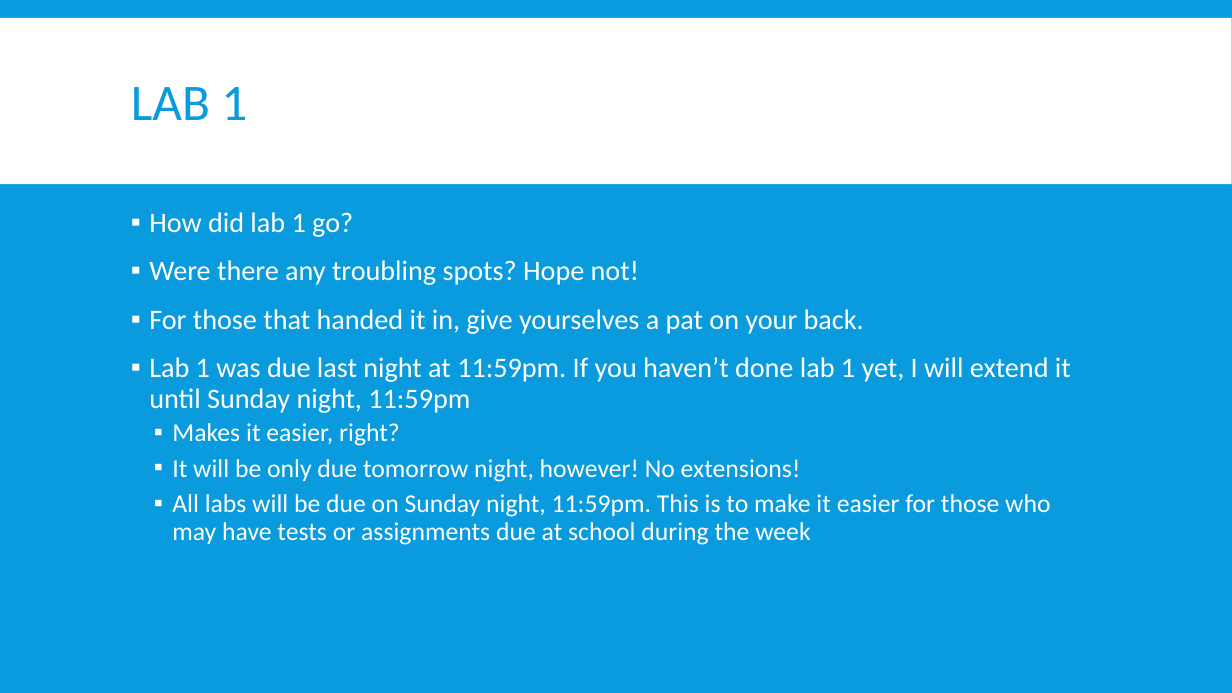
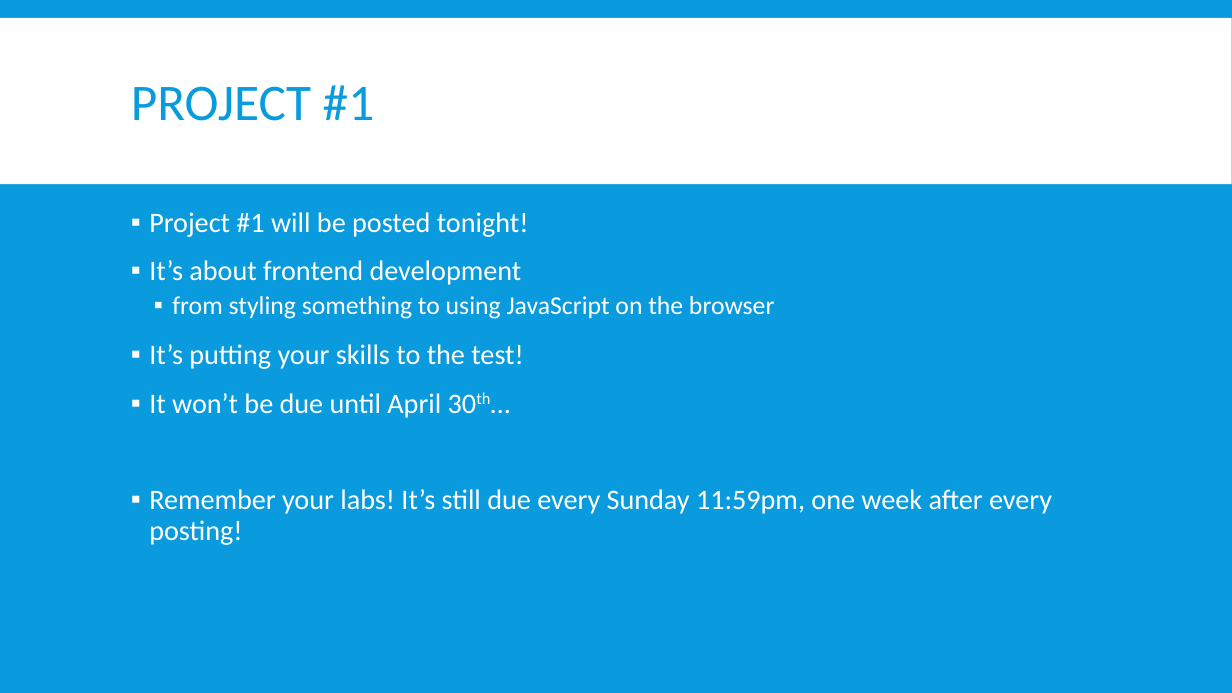
Before and after one commit to EvanTurtileMan/C5-IntroToWebDev, a slide deck: slide 3 of lessons/lesson_note3.pptx. Drawn at 1232x693 pixels with LibreOffice and Linux fonts; fonts in the diff are those of the drawing. Boxes give left, top, right and bottom in pixels: in the first picture for what was removed or moved away, otherwise in the second. Text is boxed around its words. In the diff, an @@ line names an element or a change of style, - is before the commit and + after.

Commit message:
Adding Week 3 material soon...

```diff
--- a/lessons/lesson_note3.pptx
+++ b/lessons/lesson_note3.pptx
@@ title at <box>131,85,374,121</box>: text changed @@
-LAB 1
+PROJECT #1
@@ text at <box>149,212,1052,545</box>: text changed @@
-▪ How did lab 1 go?
-▪ Were there any troubling spots? Hope not!
-▪ For those that handed it in, give yourselves a pat on your back.
-▪ Lab 1 was due last night at 11:59pm. If you haven’t done lab 1 yet, I will extend it until Sunday night, 11:59pm
-  ▪ Makes it easier, right?
-  ▪ It will be only due tomorrow night, however! No extensions!
-  ▪ All labs will be due on Sunday night, 11:59pm. This is to make it easier for those who may have tests or assignments due at school during the week
+▪ Project #1 will be posted tonight!
+▪ It’s about frontend development
+  ▪ from styling something to using JavaScript on the browser
+▪ It’s putting your skills to the test!
+▪ It won’t be due until April 30th…
+▪ Remember your labs! It’s still due every Sunday 11:59pm, one week after every posting!
```
Also in this commit, not shown: 7 other slides changed, 3 slides added, 22 slides removed, 5 other files.
